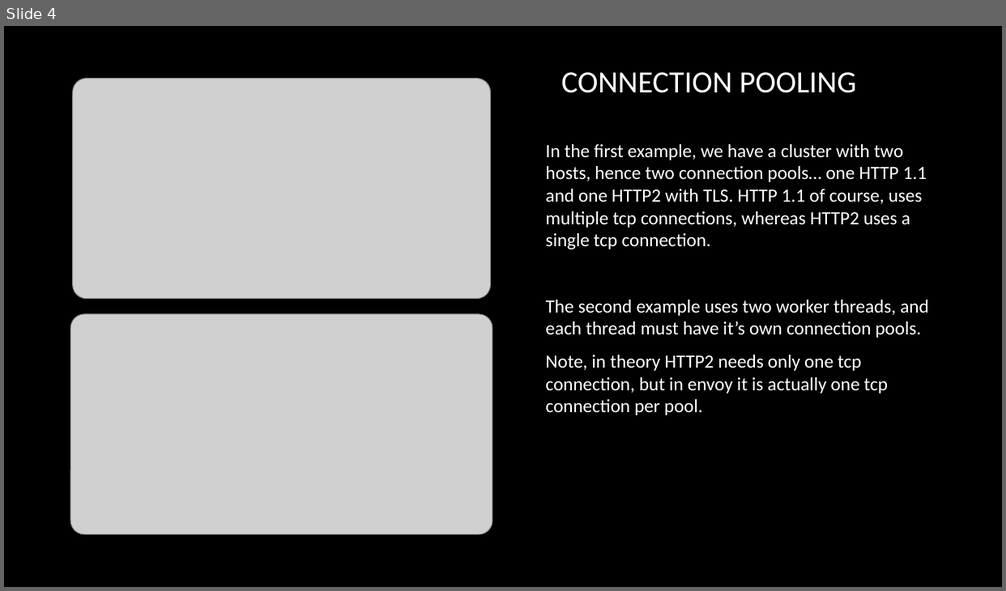
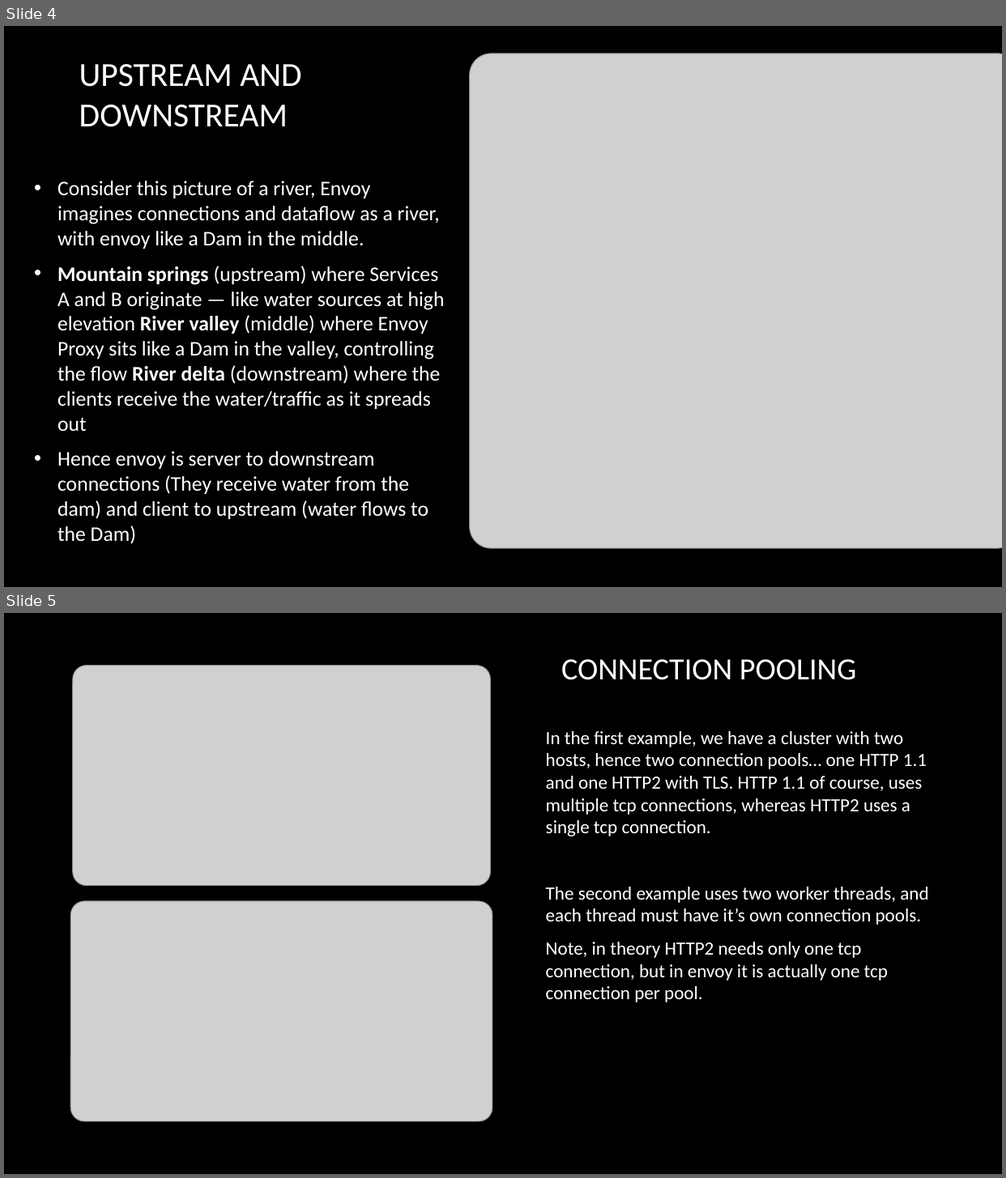
Before and after one commit to VivekSubr/Client-Server, a slide deck: proxy/envoy/EnvoyProxy.pptx. Shown one above the other, each under a label of ours: slide 4 before the commit, slides 4 and 5 after it. The pictures are 1006x591 and 1006x1178 pixels, drawn with LibreOffice and Linux fonts; fonts in the diff are those of the drawing; grey boxes stand for pictures; background and template pictures are left out. Boxes give left, top, right and bottom in pixels: in the first picture for what was removed or moved away, otherwise in the second. Text is boxed around its words. In the diff, an @@ line names an element or a change of style, - is before the commit and + after.

```diff
--- a/proxy/envoy/EnvoyProxy.pptx
+++ b/proxy/envoy/EnvoyProxy.pptx
@@ slide 4 added at [4,26,1002,587], background picture (left out) @@
@@ title added at [79,64,301,127], 32.4 pt, text #FFFFFF @@
+UPSTREAM AND DOWNSTREAM
@@ picture added at [470,54,1002,549] @@
@@ text added at [57,181,445,544], 20 pt, text #FFFFFF @@
+• Consider this picture of a river, Envoy imagines connections and dataflow as a river, with envoy like a Dam in the middle.
+• Mountain springs (upstream) where Services A and B originate — like water sources at high elevation River valley (middle) where Envoy Proxy sits like a Dam in the valley, controlling the flow River delta (downstream) where the clients receive the water/traffic as it spreads out
+• Hence envoy is server to downstream connections (They receive water from the dam) and client to upstream (water flows to the Dam)
@@ what was slide 4 is now slide 5 @@
```
Also in this commit, not shown: 9 other files.
